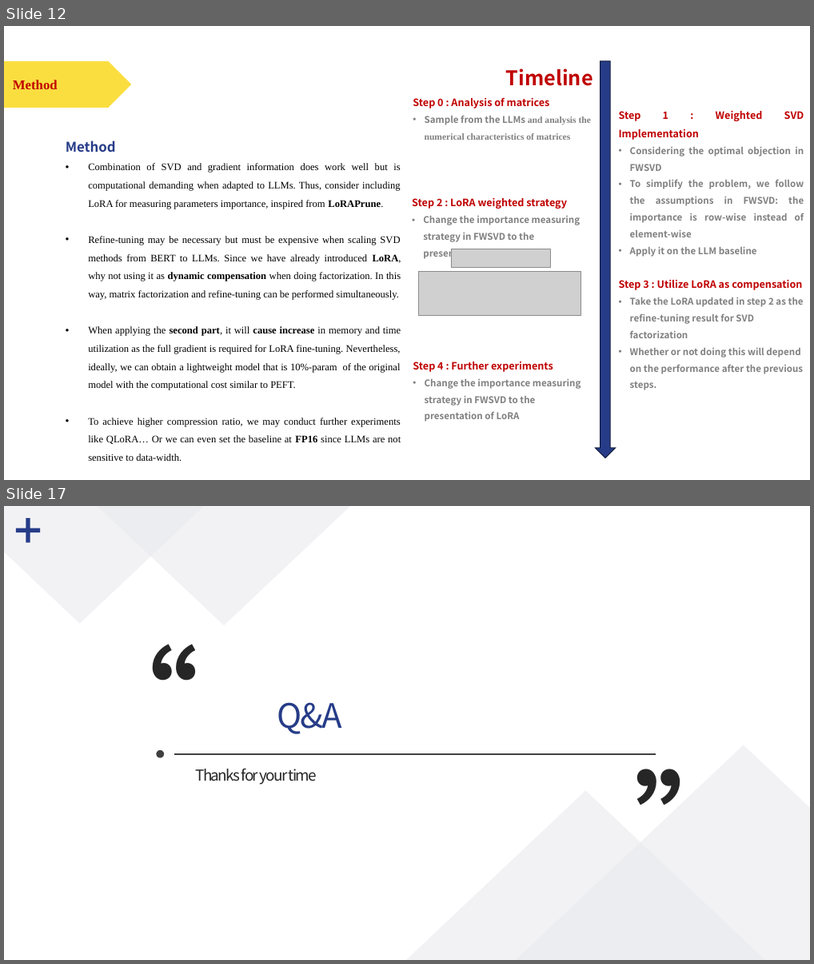
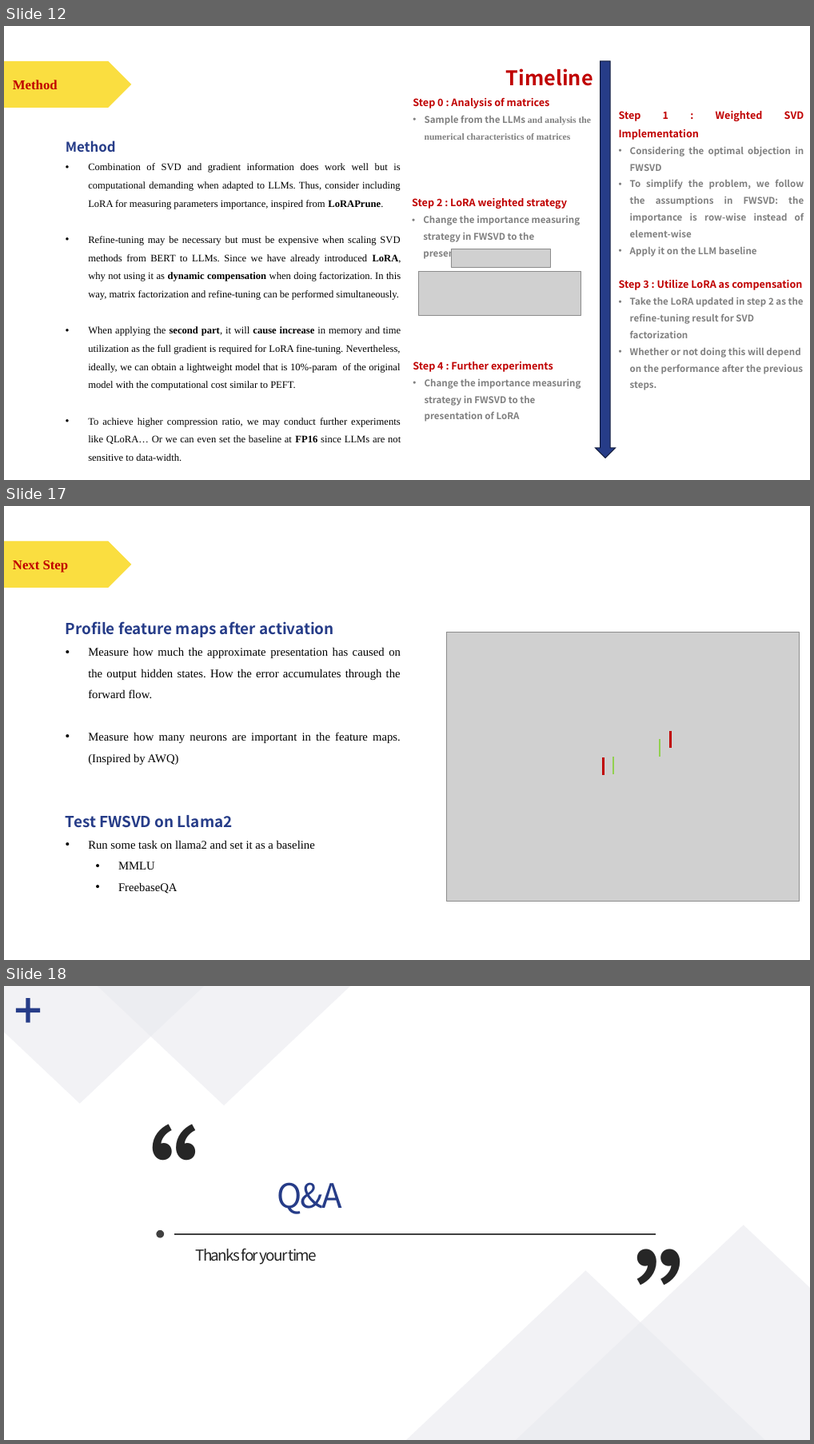
Before and after one commit to polarispw/MSBD5014-IP, a slide deck: docs/Matrix Factorization & LLM Compression.pptx. Shown one above the other, each under a label of ours: slides 12 and 17 before the commit, slides 12, 17 and 18 after it; the slides between them are not shown. The pictures are 814x964 and 814x1444 pixels, drawn with LibreOffice and Linux fonts; fonts in the diff are those of the drawing; grey boxes stand for pictures. Boxes give left, top, right and bottom in pixels: in the first picture for what was removed or moved away, otherwise in the second. Text is boxed around its words. In the diff, an @@ line names an element or a change of style, - is before the commit and + after.

```diff
--- a/docs/Matrix Factorization & LLM Compression.pptx
+++ b/docs/Matrix Factorization & LLM Compression.pptx
@@ slide 17 added at box(4, 506, 810, 960), background #FFFFFF @@
@@ pentagon arrow added at box(4, 541, 132, 588), fill #FADE40 @@
@@ pentagon arrow added at box(4, 541, 131, 588), fill #FADE40 @@
@@ text added at box(13, 560, 92, 572), 24 pt, text #C00000 @@
+CPU设计
@@ text added at box(13, 560, 69, 572), 16 pt, text #C00000, bold @@
+Next Step
@@ text added at box(66, 621, 401, 764), 14 pt, text #000000 @@
+Profile feature maps after activation
+• Measure how much the approximate presentation has caused on the output hidden states. How the error accumulates through the forward flow.
+• Measure how many neurons are important in the feature maps. (Inspired by AWQ)
@@ picture added at box(447, 632, 799, 901) @@
@@ line added from (660, 740) to (660, 756), #92D050 2.25 pt @@
@@ line added from (671, 731) to (671, 748), #C00000 2.25 pt @@
@@ line added from (603, 758) to (603, 776), #C00000 2.25 pt @@
@@ line added from (614, 756) to (614, 774), #92D050 2.25 pt @@
@@ text added at box(66, 815, 315, 893), 14 pt, text #000000 @@
+Test FWSVD on Llama2
+• Run some task on llama2 and set it as a baseline
+  • MMLU
+  • FreebaseQA
@@ what was slide 17 is now slide 18 @@
```
Also in this commit, not shown: 4 slides changed, 23 other files.
